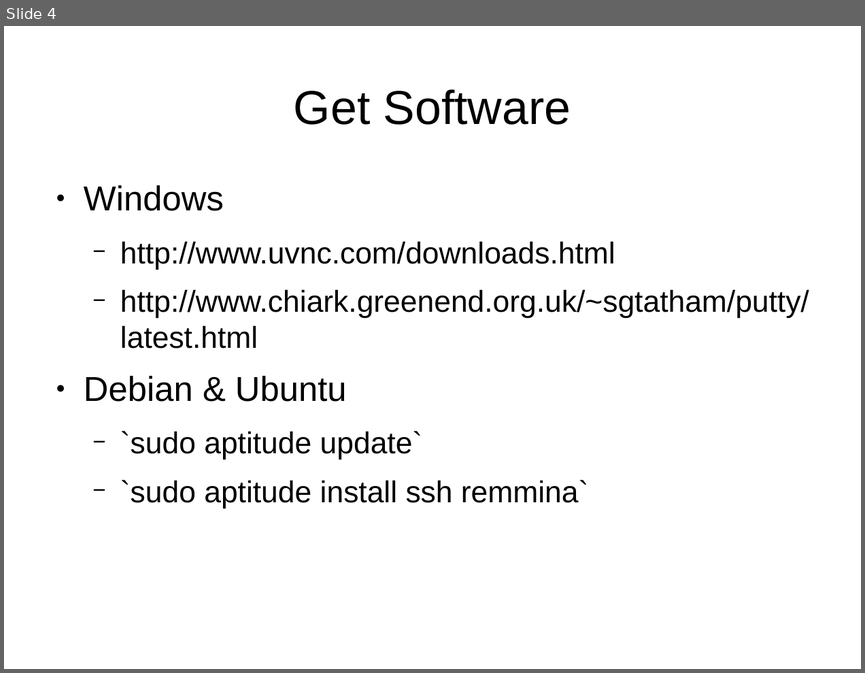
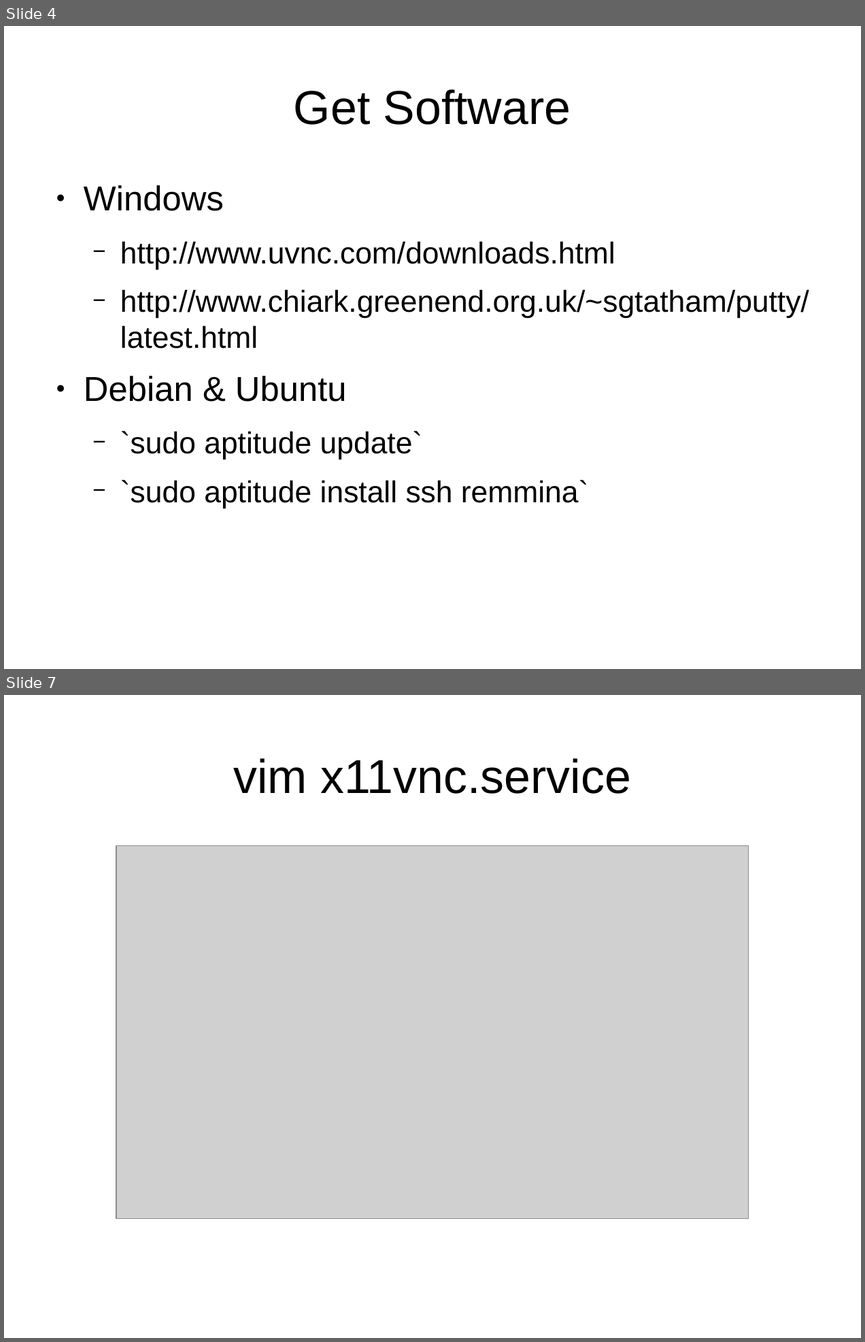
Before and after one commit to Oflameo/sshvnc_ws, a slide deck: doc/sshvnc.odp. Shown one above the other, each under a label of ours: slide 4 before the commit, slides 4 and 7 after it; the slides between them are not shown. The pictures are 865x673 and 865x1342 pixels, drawn with LibreOffice and Linux fonts; fonts in the diff are those of the drawing; grey boxes stand for pictures. Boxes give left, top, right and bottom in pixels: in the first picture for what was removed or moved away, otherwise in the second. Text is boxed around its words. In the diff, an @@ line names an element or a change of style, - is before the commit and + after.

```diff
--- a/doc/sshvnc.odp
+++ b/doc/sshvnc.odp
@@ slide 7 added at box(4, 695, 861, 1338), background #FFFFFF @@
@@ title added at box(233, 758, 631, 794), 44 pt, text #000000 @@
+vim x11vnc.service
@@ picture added at box(116, 845, 748, 1217) @@
```
Also in this commit, not shown: 8 other slides added, 1 slide removed, 12 other files.
